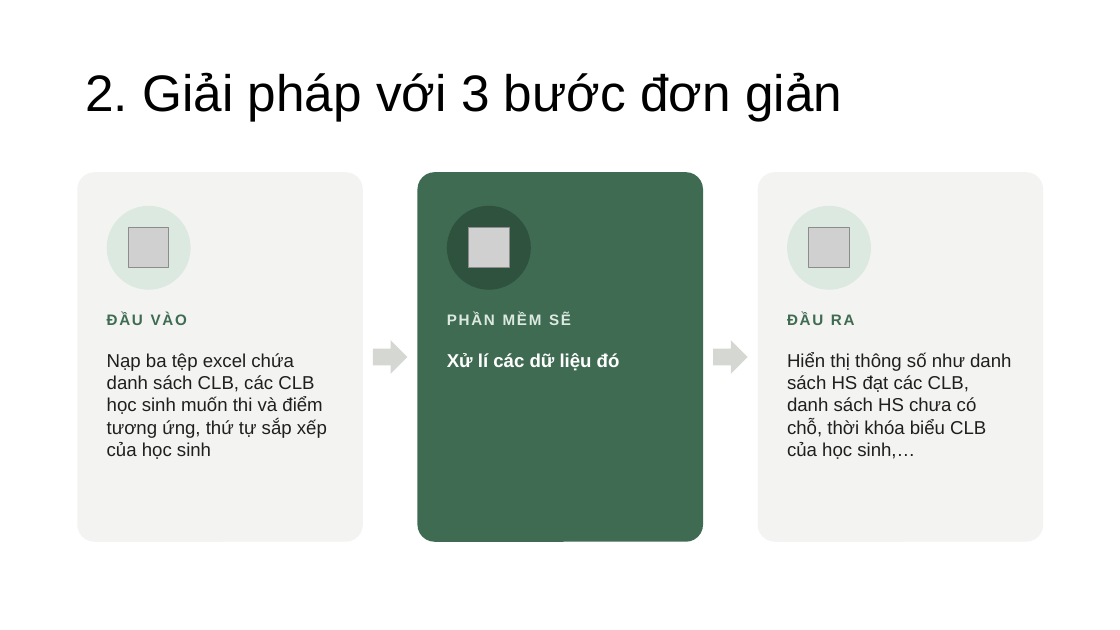
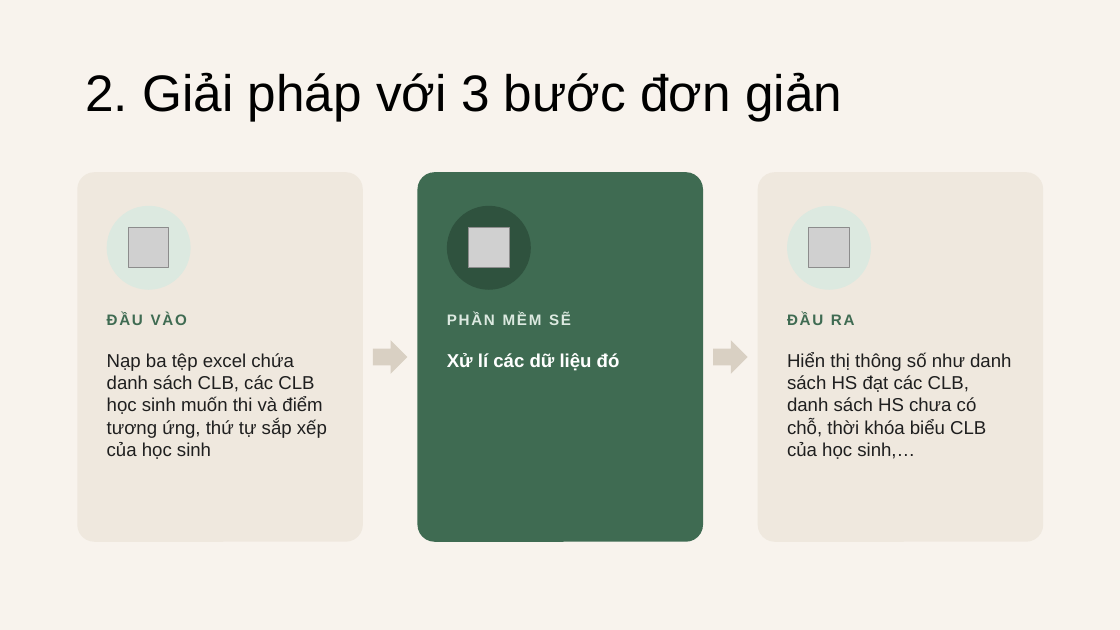
Before and after one commit to nguyenphanvantruong6969-arch/rbda-kiosk, a slide deck: slide 5 of THUYET_TRINH_KHKT_DA_SUA_FONT.pptx. Drawn at 1120x630 pixels with LibreOffice and Linux fonts; fonts in the diff are those of the drawing; grey boxes stand for pictures. Boxes give left, top, right and bottom in pixels: in the first picture for what was removed or moved away, otherwise in the second. Text is boxed around its words. In the diff, an @@ line names an element or a change of style, - is before the commit and + after.

```diff
--- a/THUYET_TRINH_KHKT_DA_SUA_FONT.pptx
+++ b/THUYET_TRINH_KHKT_DA_SUA_FONT.pptx
@@ background #FFFFFF to #F8F3ED @@
@@ rounded rectangle at box(77, 172, 363, 542): fill #F3F4F1 to #EFE8DE @@
@@ rounded rectangle at box(758, 172, 1044, 542): fill #F3F4F1 to #EFE8DE @@
@@ right arrow at box(373, 340, 408, 374): fill #D5D8D2 to #D9D0C3 @@
@@ right arrow at box(713, 340, 748, 374): fill #D5D8D2 to #D9D0C3 @@
```
Also in this commit, not shown: 13 other slides changed.
